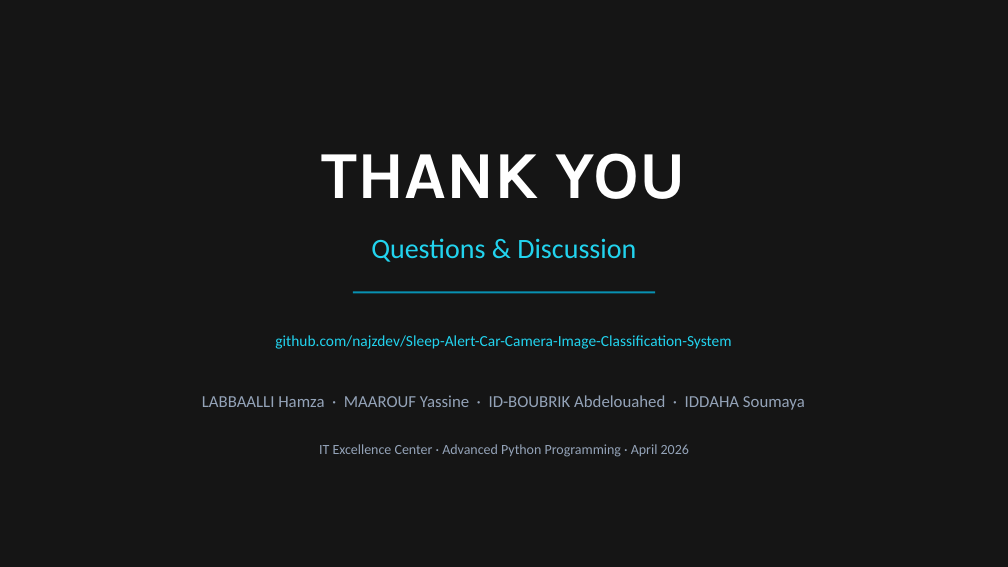
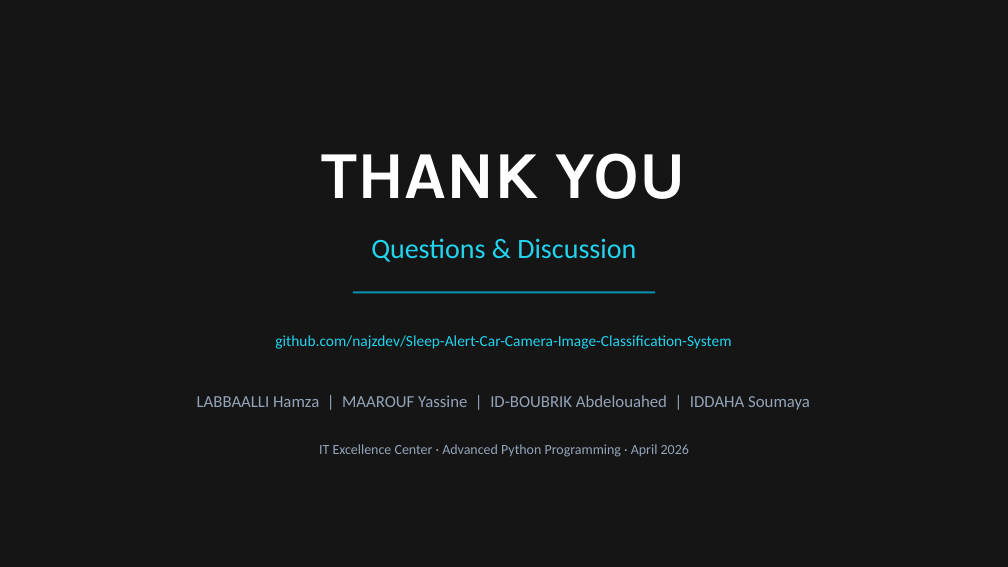
Before and after one commit to najzdev/Sleep-Alert-Car-Camera-Image-Classification-System, a slide deck: slide 13 of Sleep-Alert-Car-Camera-Image-Classification-System.pptx. Drawn at 1008x567 pixels with LibreOffice and Linux fonts; fonts in the diff are those of the drawing; background and template pictures are left out; a plain dark background stands for a picture behind light text. Boxes give left, top, right and bottom in pixels: in the first picture for what was removed or moved away, otherwise in the second. Text is boxed around its words. In the diff, an @@ line names an element or a change of style, - is before the commit and + after.

```diff
--- a/Sleep-Alert-Car-Camera-Image-Classification-System.pptx
+++ b/Sleep-Alert-Car-Camera-Image-Classification-System.pptx
@@ text at <box>197,395,810,410</box>: text changed @@
-LABBAALLI Hamza · MAAROUF Yassine · ID-BOUBRIK Abdelouahed · IDDAHA Soumaya
+LABBAALLI Hamza | MAAROUF Yassine | ID-BOUBRIK Abdelouahed | IDDAHA Soumaya
```
Also in this commit, not shown: 9 other slides changed.
